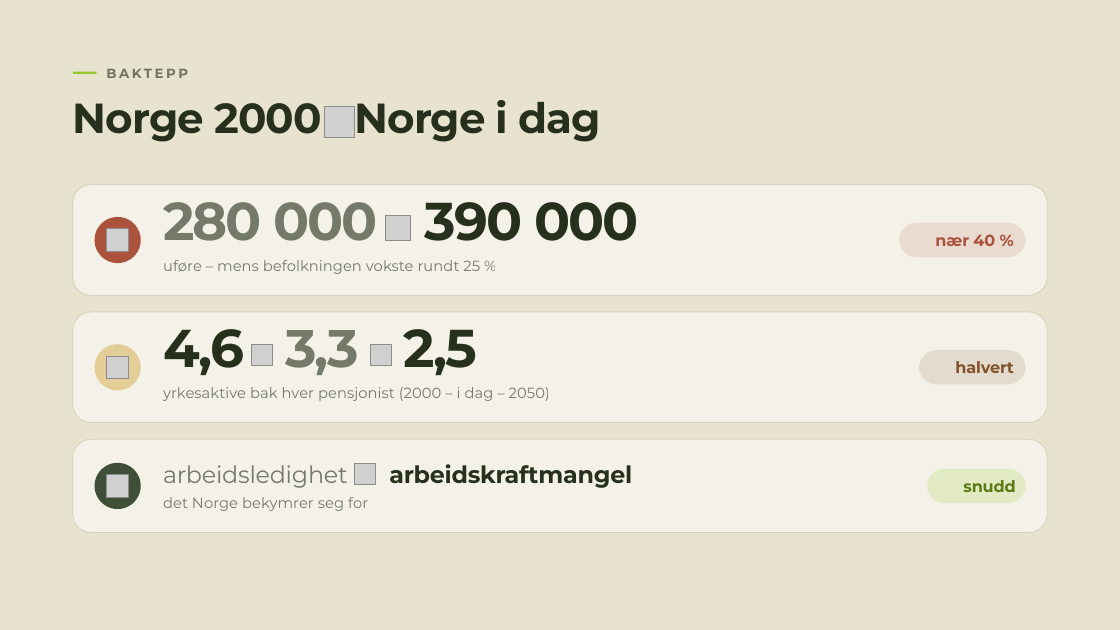
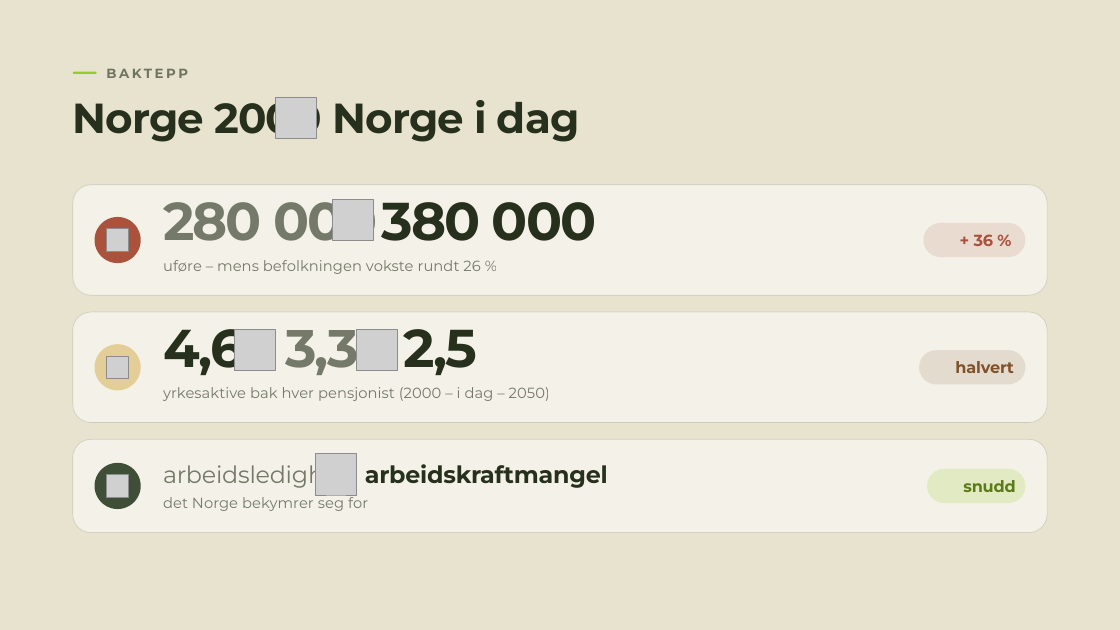
Before and after one commit to MarcusEvensen-Org/iarbeid-riketstilstand, a slide deck: slide 3 of Rikets tilstand 2026.pptx. Drawn at 1120x630 pixels with LibreOffice and Linux fonts; fonts in the diff are those of the drawing; grey boxes stand for pictures; background and template pictures are left out. Boxes give left, top, right and bottom in pixels: in the first picture for what was removed or moved away, otherwise in the second. Text is boxed around its words. In the diff, an @@ line names an element or a change of style, - is before the commit and + after.

```diff
--- a/Rikets tilstand 2026.pptx
+++ b/Rikets tilstand 2026.pptx
@@ picture: place and size @@
-picture at <box>324,107,355,137</box>
+picture at <box>276,97,317,139</box>
@@ text "Norge i dag": place and size @@
-text "Norge i dag" at <box>354,100,602,142</box>
+text "Norge i dag" at <box>333,100,580,142</box>
@@ picture: place and size @@
-picture at <box>386,215,411,240</box>
+picture at <box>333,199,374,240</box>
@@ text at <box>425,202,639,241</box>: text changed @@
-390 000
+380 000
@@ rounded rectangle: place and size @@
-rounded rectangle at <box>899,223,1025,257</box>
+rounded rectangle at <box>923,223,1026,257</box>
@@ text at <box>974,234,994,246</box>: text changed @@
-nær 40 %
++ 36 %
@@ text at <box>163,260,480,274</box>: text changed @@
-uføre – mens befolkningen vokste rundt 25 %
+uføre – mens befolkningen vokste rundt 26 %
@@ picture: place and size @@
-picture at <box>251,344,272,365</box>
+picture at <box>234,329,276,371</box>
@@ picture: place and size @@
-picture at <box>371,344,392,365</box>
+picture at <box>356,329,397,371</box>
@@ picture: place and size @@
-picture at <box>355,464,376,485</box>
+picture at <box>316,454,357,495</box>
@@ text "arbeidskraftmangel": place and size @@
-text "arbeidskraftmangel" at <box>389,464,632,488</box>
+text "arbeidskraftmangel" at <box>365,464,608,488</box>
```
Also in this commit, not shown: 19 other slides changed, 6 slides added, 2 slides removed, 2 other files.
